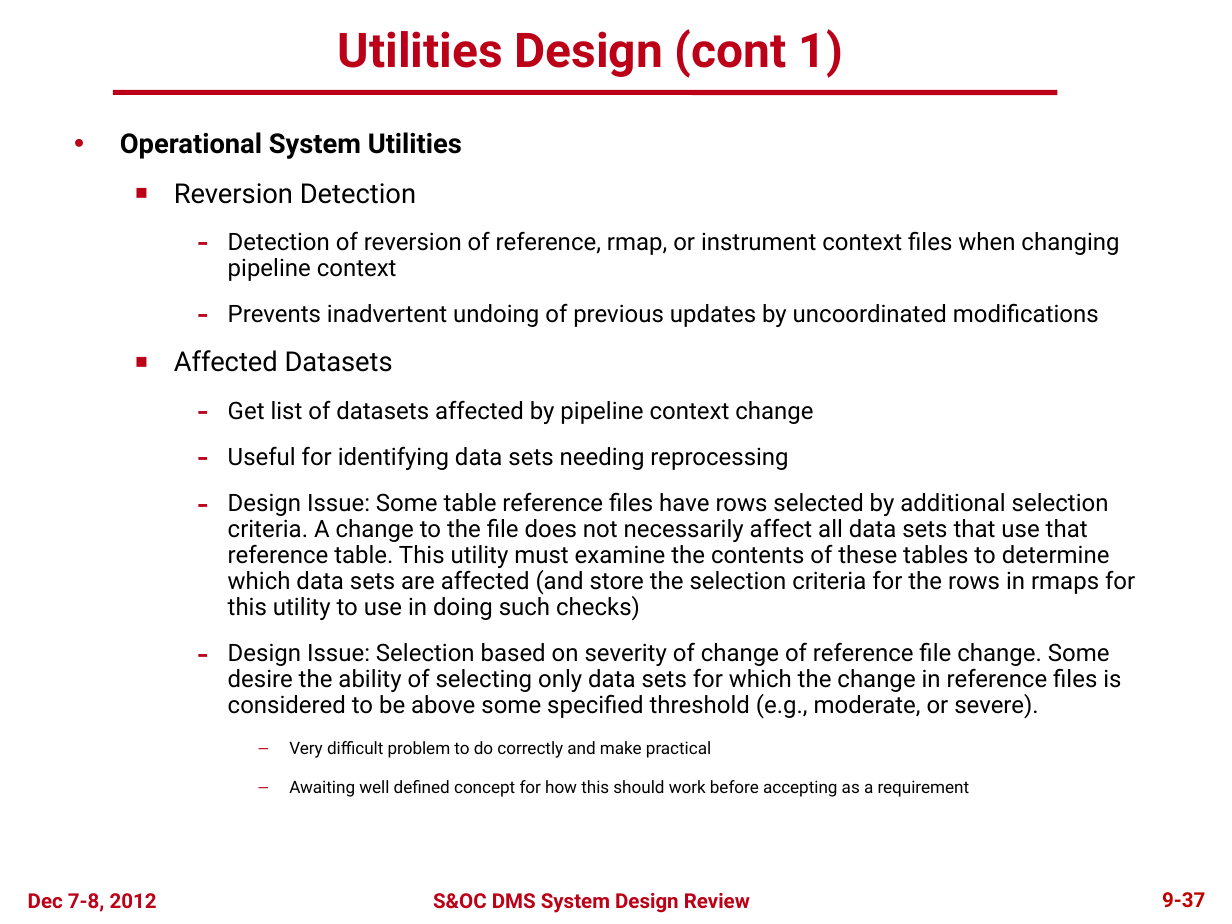
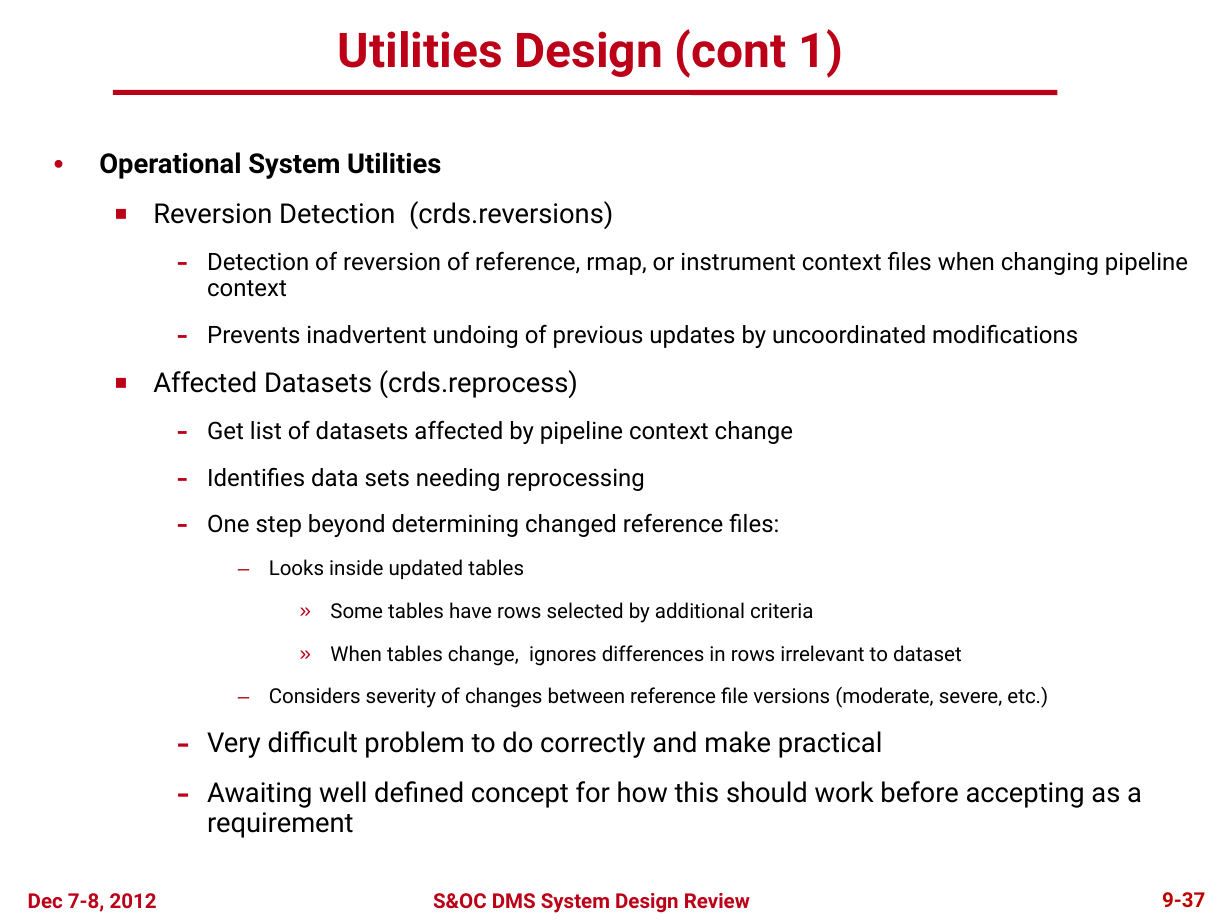
Before and after one commit to spacetelescope/crds, a slide deck: slide 36 of docs/DMS_SDR2_09_CRDS_final.pptx. Drawn at 1232x924 pixels with LibreOffice and Linux fonts; fonts in the diff are those of the drawing; background and template pictures are left out. Boxes give left, top, right and bottom in pixels: in the first picture for what was removed or moved away, otherwise in the second. Text is boxed around its words. In the diff, an @@ line names an element or a change of style, - is before the commit and + after.

```diff
--- a/docs/DMS_SDR2_09_CRDS_final.pptx
+++ b/docs/DMS_SDR2_09_CRDS_final.pptx
@@ text "Operational System Utilities": place and size @@
-text "Operational System Utilities" at [120, 132, 1135, 797]
+text "Operational System Utilities" at [99, 152, 1188, 808]
@@ text at [153, 201, 613, 229]: text changed @@
-  ■ Reversion Detection
+  ■ Reversion Detection (crds.reversions)
@@ text at [153, 370, 578, 398]: text changed @@
-  ■ Affected Datasets
+  ■ Affected Datasets (crds.reprocess)
@@ text at [207, 467, 1048, 708]: text changed; size 14 to 12 pt @@
-    – Useful for identifying data sets needing reprocessing
-    – Design Issue: Some table reference files have rows selected by additional selection criteria. A change to the file does not necessarily affect all data sets that use that reference table. This utility must examine the contents of these tables to determine which data sets are affected (and store the selection criteria for the rows in rmaps for this utility to use in doing such checks)
-    – Design Issue: Selection based on severity of change of reference file change. Some desire the ability of selecting only data sets for which the change in reference files is considered to be above some specified threshold (e.g., moderate, or severe).
+    – Identifies data sets needing reprocessing
+    – One step beyond determining changed reference files:
+      – Looks inside updated tables
+        » Some tables have rows selected by additional criteria
+        » When tables change, ignores differences in rows irrelevant to dataset
+      – Considers severity of changes between reference file versions (moderate, severe, etc.)
@@ text at [207, 731, 1142, 808]: size 10 to 16 pt in "Very difficult problem to do correctly and ...", "Awaiting well defined concept for how this ..."; bullet – to -; list level 4 to 3 in "Very difficult problem to do ..."; list level 4 to 3 in "Awaiting well defined concept for ..." @@
```
Also in this commit, not shown: 5 other slides changed.
